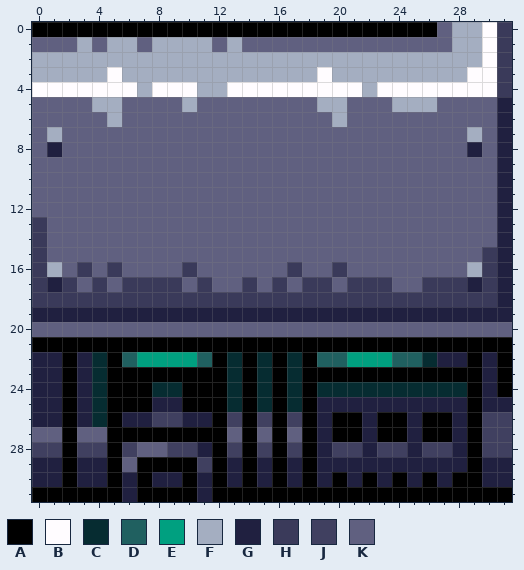
Two versions of one pixel-art sprite, assets/sprites/wall_2_2.png. Above is the file before it was changed.
The file is 32x32 pixels.
Palette (. is transparent): A #000000  B #fffcff  C #062c31  D #206060  E #00a080  F #a4aec1  G #202040  H #3a3a5a  J #404060  K #606080
Pixels before, first column x 0:
 0 AAAAAAAAAAAAAAAAAAAAAAAAAAAKFFBH
 1 KKKFKFFKFFFFKFKKKKKKKKKKKKKKFFBH
 2 FFFFFFFFFFFFFFFFFFFFFFFFFFFFFFBH
 3 FFFFFBFFFFFFFFFFFFFBFFFFFFFFFBBH
 4 BBBBBBBFBBBFFBBBBBBBBBFBBBBBBBBH
 5 KKKKFFKKKKFKKKKKKKKFFKKKFFFKKKKG
 6 KKKKKFKKKKKKKKKKKKKKFKKKKKKKKKKG
 7 KFKKKKKKKKKKKKKKKKKKKKKKKKKKKFKG
 8 KGKKKKKKKKKKKKKKKKKKKKKKKKKKKGKG
 9 KKKKKKKKKKKKKKKKKKKKKKKKKKKKKKKG
10 KKKKKKKKKKKKKKKKKKKKKKKKKKKKKKKG
11 KKKKKKKKKKKKKKKKKKKKKKKKKKKKKKKG
12 KKKKKKKKKKKKKKKKKKKKKKKKKKKKKKKG
13 HKKKKKKKKKKKKKKKKKKKKKKKKKKKKKKG
14 HKKKKKKKKKKKKKKKKKKKKKKKKKKKKKKG
15 HKKKKKKKKKKKKKKKKKKKKKKKKKKKKKHG
16 HFKHKHKKKKHKKKKKKHKKHKKKKKKKKFHG
17 HGHKHKHHHHKHKKHKHKHHKHHHKKHHHGHG
18 HHHHHHHHHHHHHHHHHHHHHHHHHHHHHHHG
19 GGGGGGGGGGGGGGGGGGGGGGGGGGGGGGGG
20 KKKKKKKKKKKKKKKKKKKKKKKKKKKKKKKK
21 AAAAAAAAAAAAAAAAAAAAAAAAAAAAAAAA
22 GGAGCADEEEEDACACACADDEEEDDCGGAGA
23 GGAGCAAAAAAAACACACAAAAAAAAAAAAGA
24 GGAGCAAACCAAACACACACCCCCCCCCCAGA
25 GGAGCAAAGGAAACACACAGGGGGGGGGGAGG
26 GGAGCAGGJJGGAJAJAJAGAAGAAGAAGAJJ
27 KKAKKAAAAAAAAKAKAKAGAAGAAGAAGAJJ
28 JJAJJAJKKJJGAJAJAJAGJJGJJGJJGAJJ
29 GGAGGAKAAAAJAGAGAGAGGGGGGGGGGAGG
30 GGAGGAGAGGAGAGAGAGAGAGAGAGAGAAGG
31 AAAAAAGAAAAGAAAAAAAAAAAAAAAAAAAA
New version:
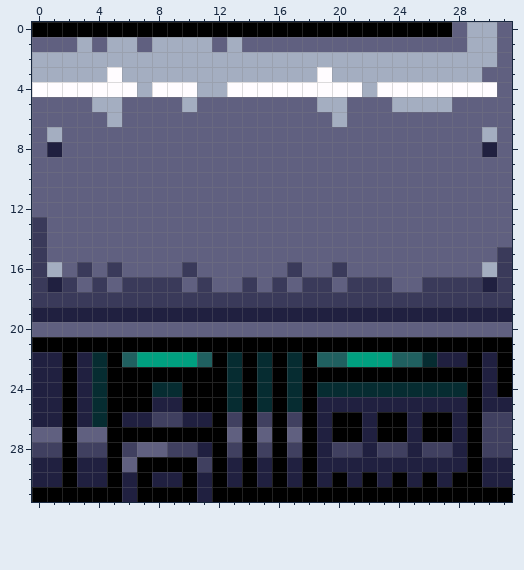
Edits made:
The author changed colour K to colour A in row 0 at x 27.
The author changed colour B to colour F in rows 0 to 2 at x 30; in row 3 at x 29.
The author changed colour H to colour F in row 16 at x 30.
The author changed colour K to colour F in row 5 at x 27; in row 7 at x 30.
The author changed colour H to colour G in row 17 at x 30.
The author changed colour K to colour G in row 8 at x 30.
The author changed colour G to colour H in rows 15 to 16 at x 31; in row 17 at x 29 and 31; in row 18 at x 31.
The author changed colour B to colour K in row 3 at x 30.
The author changed colour F to colour K in rows 0 to 1 at x 28; in row 7 at x 29; in row 16 at x 29.
The author changed colour G to colour K in rows 5 to 7 at x 31; in row 8 at x 29 and 31; in rows 9 to 14 at x 31.
The author changed colour H to colour K in rows 0 to 4 at x 31; in row 15 at x 30.
Where, in picture pixels (left, top, right, bottom), the same in both pictures:
changed: (437, 22, 512, 307)
